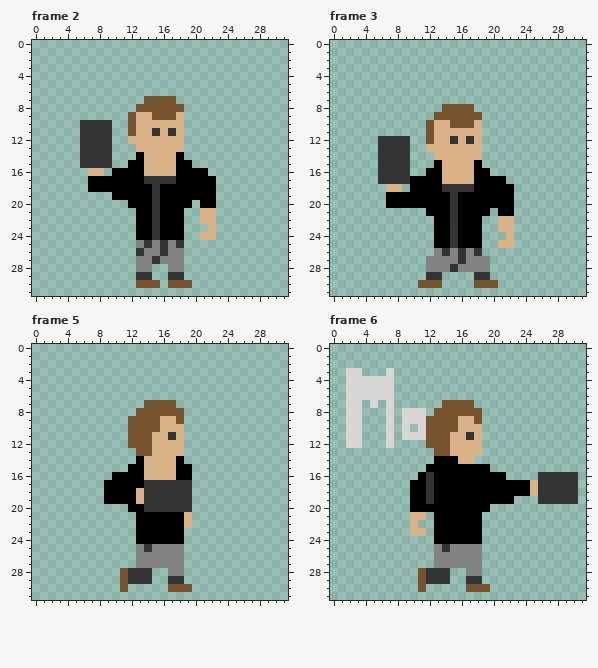
File history of a animated GIF sprite, src/test/resources/characters/jason/jason_pwnem_right.gif. The first picture shows the starting point.
The file is 256x256 pixels, drawn in blocks of 8x8; one block is one cell here. Shown: frame 2, frame 3, frame 5, frame 6. The commit also changed other frames, which this record leaves out.
After:
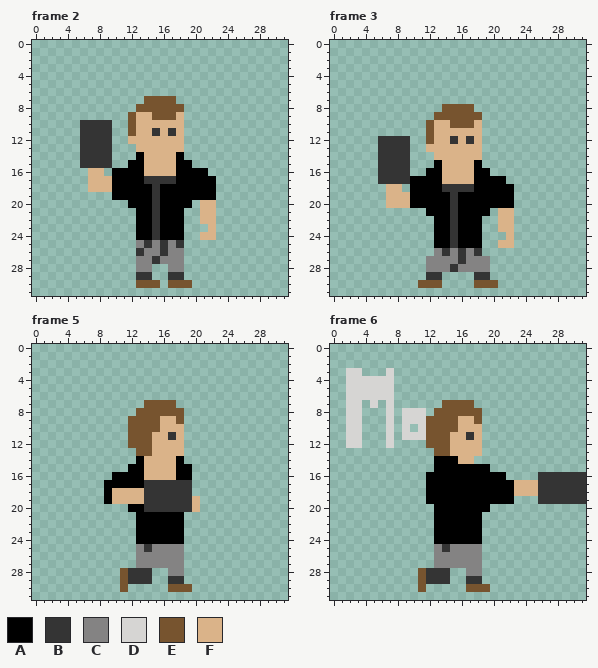
Palette (. is transparent): A #000000  B #343434  C #848383  D #d6d5d3  E #77542f  F #dab389
What changed:
{"where": "frame 2"}
{"frame":2,"y":17,"x":7,"old":"AAA","new":"FFF"}
{"frame":2,"y":18,"x":7,"old":"AAA","new":"FFF"}
{"frame":2,"y":20,"x":21,"old":"AA","new":"FF"}
{"where": "frame 3"}
{"frame":3,"y":19,"x":7,"old":"AAA","new":"FFF"}
{"frame":3,"y":20,"x":7,"old":"AAA","new":"FFF"}
{"frame":3,"y":21,"x":21,"old":"AA","new":"FF"}
{"where": "frame 5"}
{"frame":5,"y":18,"x":10,"old":"AAA","new":"FFF"}
{"frame":5,"y":19,"x":10,"old":"AAA","new":"FFF"}
{"frame":5,"y":19,"x":20,"old":".","new":"F"}
{"frame":5,"y":20,"x":20,"old":".","new":"F"}
{"frame":5,"y":21,"x":19,"old":"F","new":"."}
{"frame":5,"y":22,"x":19,"old":"F","new":"."}
{"where": "frame 6"}
{"frame":6,"y":15,"x":12,"old":"A","new":"."}
{"frame":6,"y":16,"x":11,"old":"AB","new":".A"}
{"frame":6,"y":16,"x":31,"old":".","new":"B"}
{"frame":6,"y":17,"x":10,"old":"AAB","new":"..A"}
{"frame":6,"y":17,"x":23,"old":"AA","new":"FF"}
{"frame":6,"y":17,"x":31,"old":".","new":"B"}
{"frame":6,"y":18,"x":10,"old":"AAB","new":"..A"}
{"frame":6,"y":18,"x":23,"old":"AA","new":"FF"}
{"frame":6,"y":18,"x":31,"old":".","new":"B"}
{"frame":6,"y":19,"x":10,"old":"AAB","new":"..A"}
{"frame":6,"y":19,"x":31,"old":".","new":"B"}
{"frame":6,"y":20,"x":10,"old":"AAA","new":"..."}
{"frame":6,"y":21,"x":10,"old":"FF","new":".."}
{"frame":6,"y":22,"x":10,"old":"F","new":"."}
{"frame":6,"y":23,"x":10,"old":"FF","new":".."}
